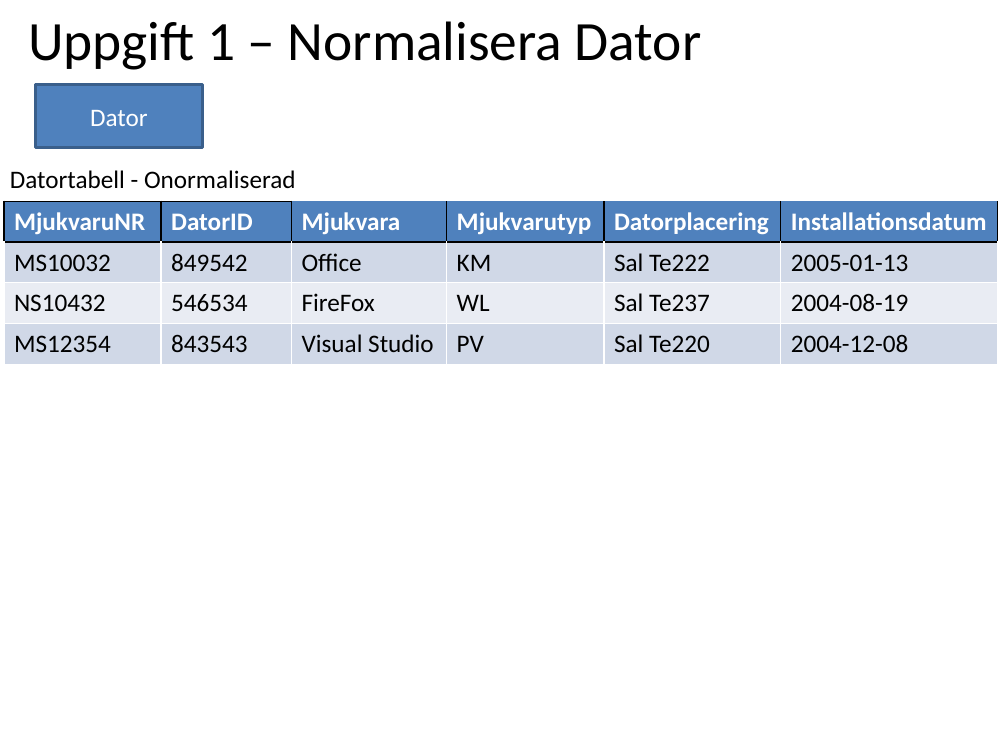
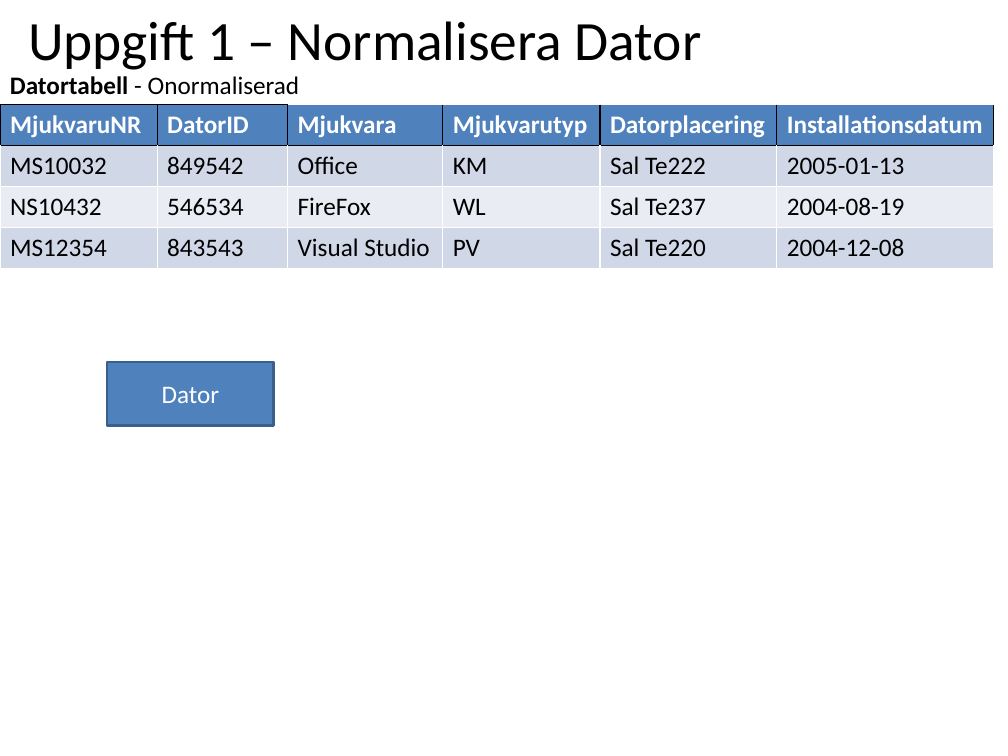
Before and after one commit to ed222an/Databasteknik, a slide deck: slide 2 of Labb 2/Laboration2.pptx. Drawn at 1008x756 pixels with LibreOffice and Linux fonts; fonts in the diff are those of the drawing. Boxes give left, top, right and bottom in pixels: in the first picture for what was removed or moved away, otherwise in the second. Text is boxed around its words. In the diff, an @@ line names an element or a change of style, - is before the commit and + after.

Commit message:
Uppgift 1 klar.

```diff
--- a/Labb 2/Laboration2.pptx
+++ b/Labb 2/Laboration2.pptx
@@ text "Datortabell - Onormaliserad": place and size @@
-text "Datortabell - Onormaliserad" at (10,170,296,189)
+text "Datortabell - Onormaliserad" at (10,76,300,94)
@@ text "Datortabell - Onormaliserad" at (10,76,300,94): bold on in "Datortabell" @@
@@ table: place and size @@
-table at (4,202,997,363)
+table at (0,105,993,266)
@@ rectangle "Dator": place and size @@
-rectangle "Dator" at (35,85,202,148)
+rectangle "Dator" at (107,362,273,425)
```
Also in this commit, not shown: 3 slides added, 1 other file.
